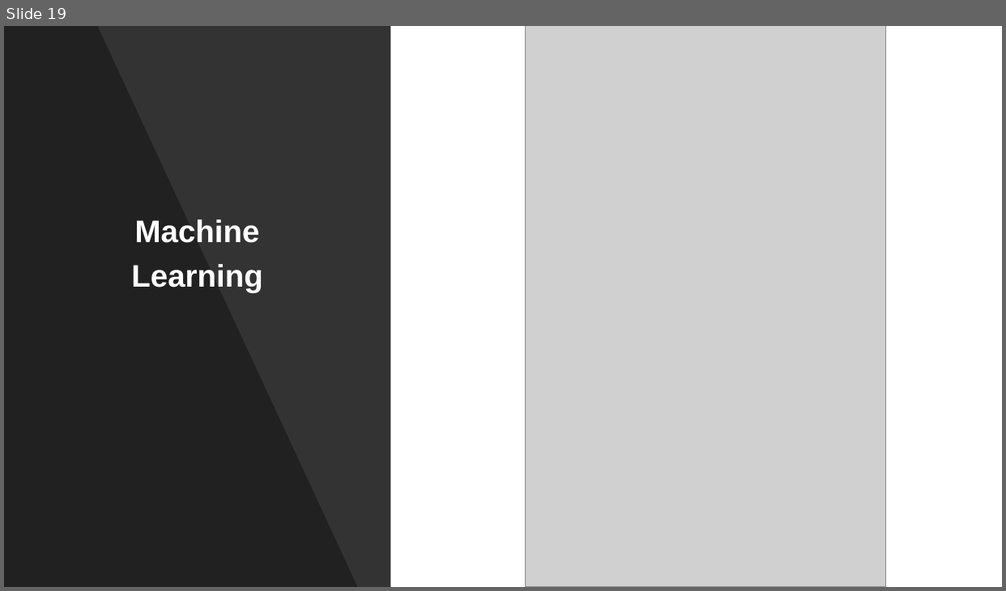
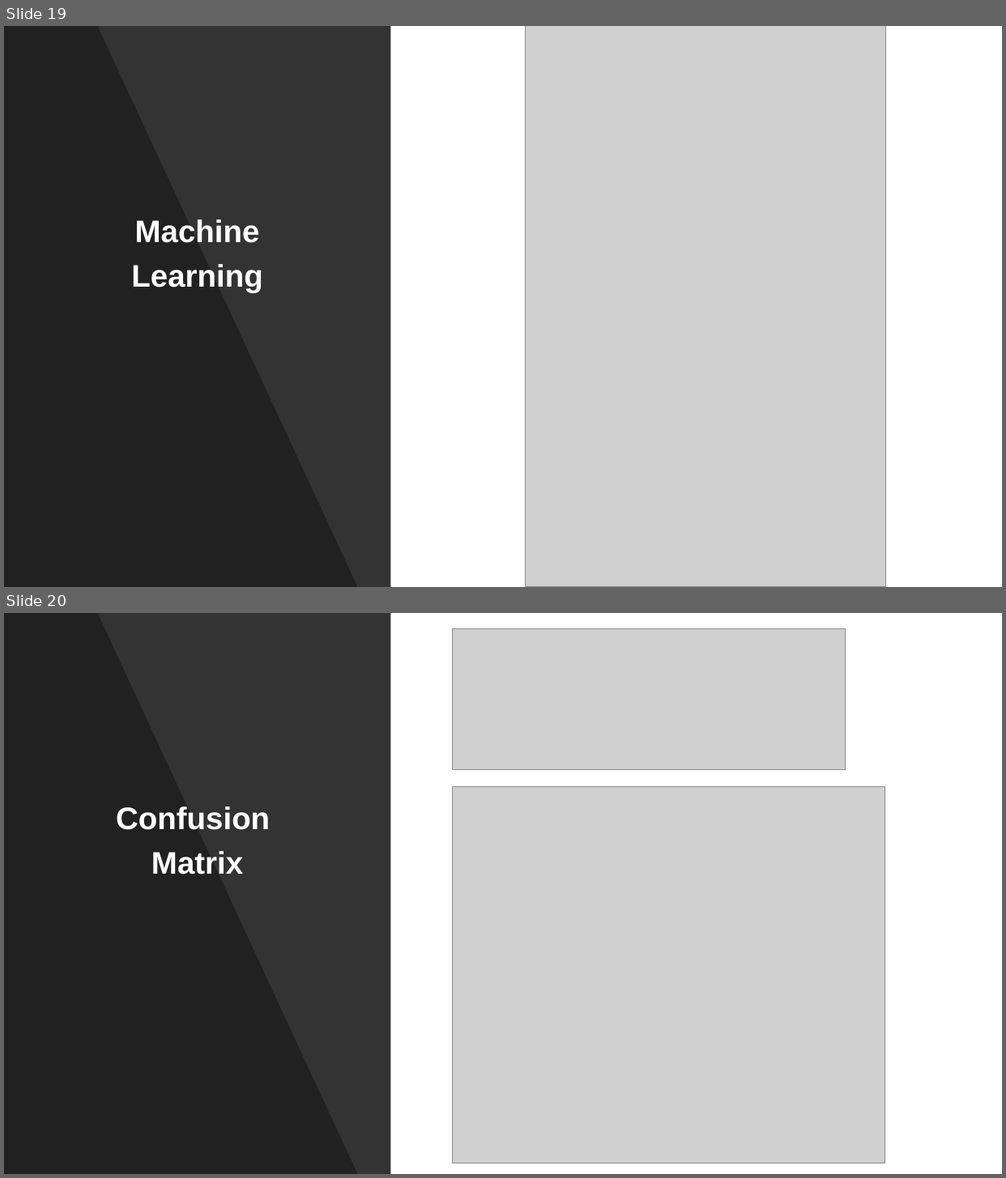
Before and after one commit to kkrlee/CitiBike-Capstone, a slide deck: Citi Bike.pptx. Shown one above the other, each under a label of ours: slide 19 before the commit, slides 19 and 20 after it. The pictures are 1006x591 and 1006x1178 pixels, drawn with LibreOffice and Linux fonts; fonts in the diff are those of the drawing; grey boxes stand for pictures. Boxes give left, top, right and bottom in pixels: in the first picture for what was removed or moved away, otherwise in the second. Text is boxed around its words. In the diff, an @@ line names an element or a change of style, - is before the commit and + after.

```diff
--- a/Citi Bike.pptx
+++ b/Citi Bike.pptx
@@ slide 20 added at (x1=4, y1=613, x2=1002, y2=1174), background #FFFFFF @@
@@ rectangle added at (x1=4, y1=613, x2=391, y2=1174), fill #000000 at 80% opacity @@
@@ freeform shape added at (x1=4, y1=613, x2=357, y2=1174), fill #000000 at 35% opacity @@
@@ picture added at (x1=453, y1=628, x2=846, y2=770) @@
@@ subtitle added at (x1=116, y1=807, x2=270, y2=875), 30 pt, text #FFFFFF, bold @@
+Confusion
+Matrix
@@ picture added at (x1=453, y1=786, x2=885, y2=1163) @@
```
Also in this commit, not shown: 7 slides changed, 2 other slides added, 5 slides removed, 1 other file.
